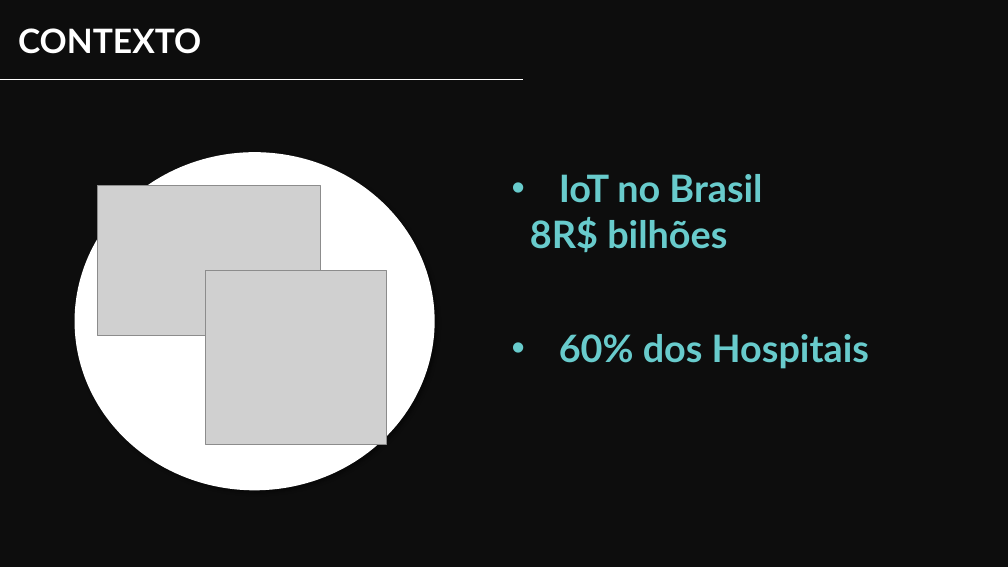
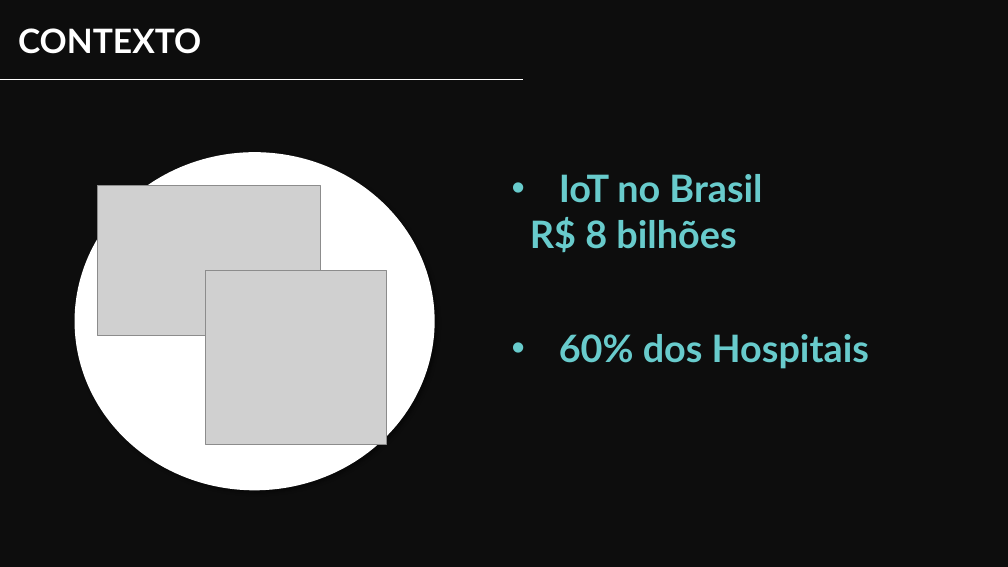
Before and after one commit to YudiG12/grupo-bandtec, a slide deck: slide 3 of Apresentação/inSensorSemFinal.pptx. Drawn at 1008x567 pixels with LibreOffice and Linux fonts; fonts in the diff are those of the drawing; grey boxes stand for pictures; background and template pictures are left out. Boxes give left, top, right and bottom in pixels: in the first picture for what was removed or moved away, otherwise in the second. Text is boxed around its words. In the diff, an @@ line names an element or a change of style, - is before the commit and + after.

```diff
--- a/Apresentação/inSensorSemFinal.pptx
+++ b/Apresentação/inSensorSemFinal.pptx
@@ text at <box>530,217,736,253</box>: text changed @@
-8R$ bilhões
+R$ 8 bilhões
```
Also in this commit, not shown: 1 slide removed.
